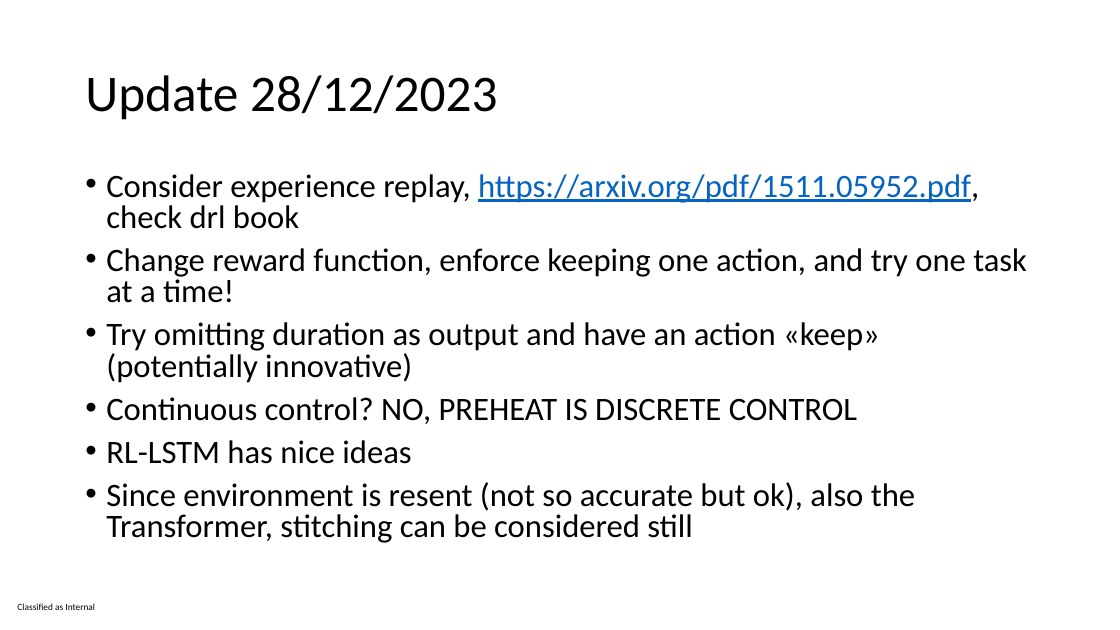
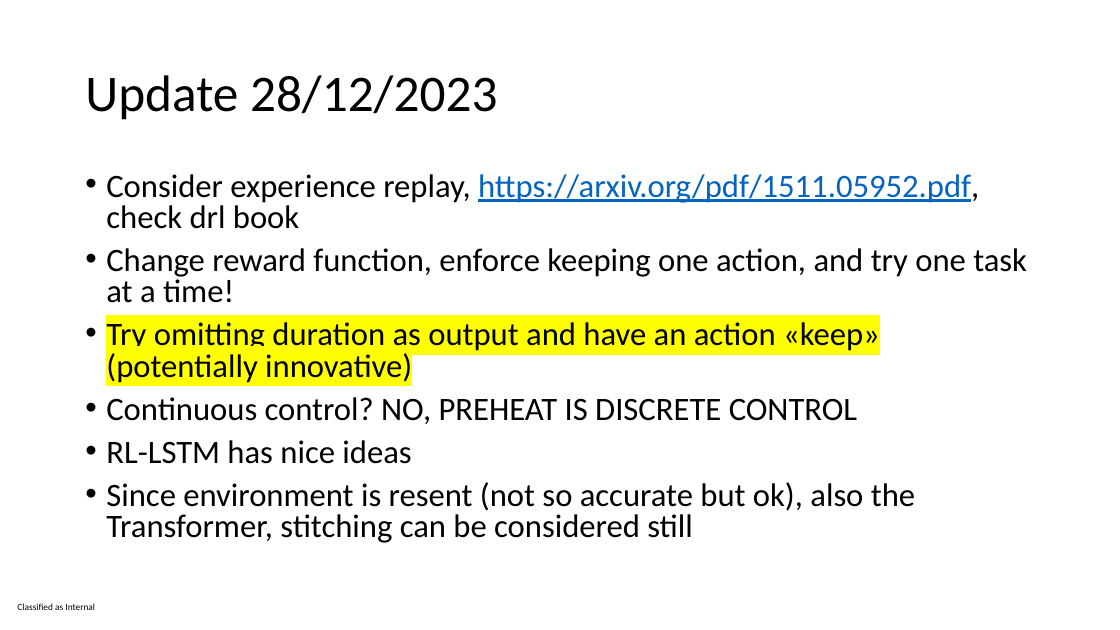
Before and after one commit to ImolaFodor/offline-rl-thesis, a slide deck: slide 14 of thesis proposal planning pre-heat.pptx. Drawn at 1120x630 pixels with LibreOffice and Linux fonts; fonts in the diff are those of the drawing. Boxes give left, top, right and bottom in pixels: in the first picture for what was removed or moved away, otherwise in the second. Text is boxed around its words. In the diff, an @@ line names an element or a change of style, - is before the commit and + after.

```diff
--- a/thesis proposal planning pre-heat.pptx
+++ b/thesis proposal planning pre-heat.pptx
@@ text at bbox=[106, 322, 880, 383]: highlight none to #FFFF00 in "Try omitting duration as output and have ..." @@
```
Also in this commit, not shown: 1 slide added.
